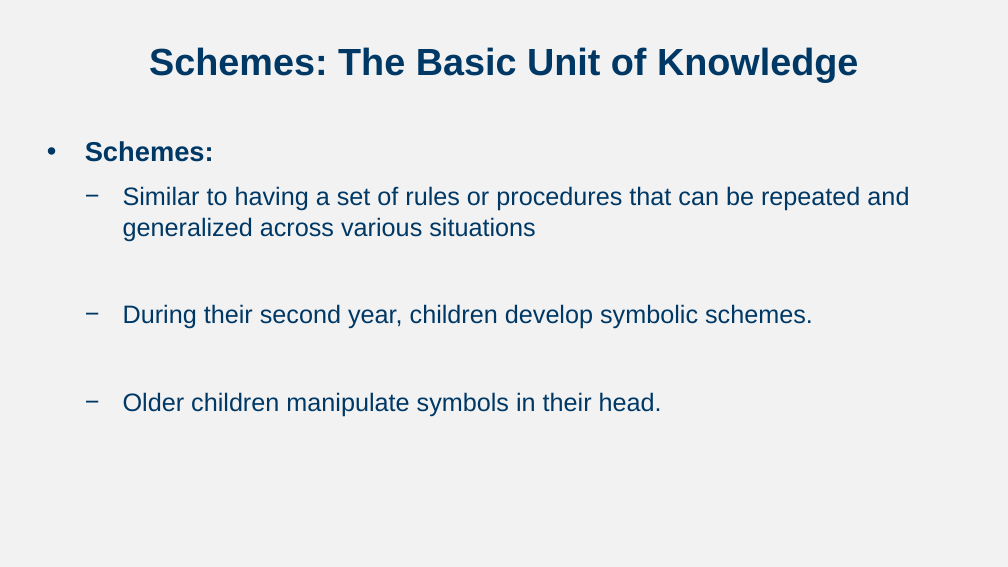
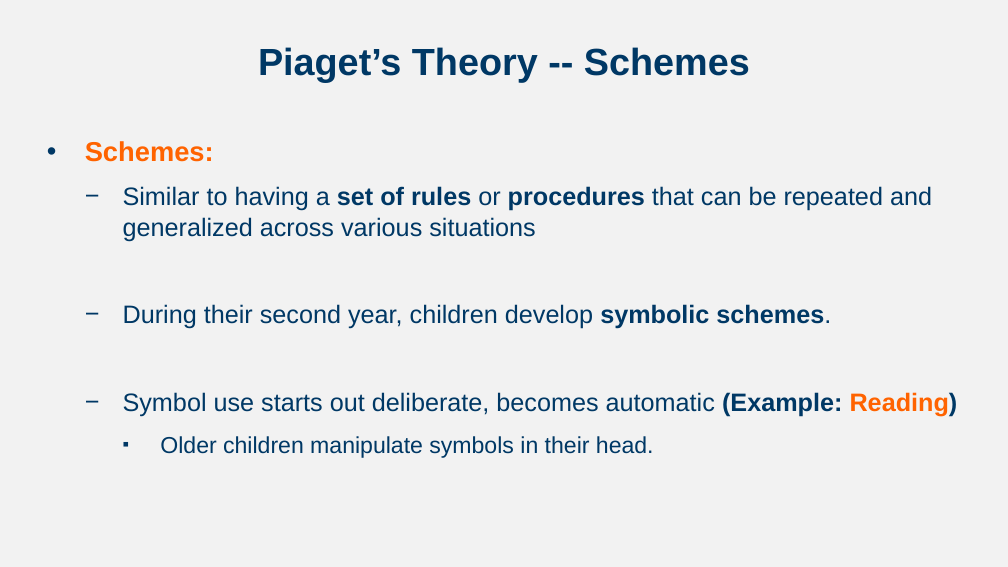
Before and after one commit to npm27/Teaching-Materials, a slide deck: slide 4 of Developmental Fall 23/Slides/Chapter 6.pptx. Drawn at 1008x567 pixels with LibreOffice and Linux fonts; fonts in the diff are those of the drawing. Boxes give left, top, right and bottom in pixels: in the first picture for what was removed or moved away, otherwise in the second. Text is boxed around its words. In the diff, an @@ line names an element or a change of style, - is before the commit and + after.

```diff
--- a/Developmental Fall 23/Slides/Chapter 6.pptx
+++ b/Developmental Fall 23/Slides/Chapter 6.pptx
@@ title at (258, 47, 750, 82): text changed @@
-Schemes: The Basic Unit of Knowledge
+Piaget’s Theory -- Schemes
@@ text at (85, 141, 932, 458): text colour #003865 to #FF6300 in "Schemes:"; bold on in "set of rules procedures", "symbolic schemes."; size 24 to 22 pt in "Older children manipulate symbols in their head."; bullet − to ▪; list level 2 to 3 in "Older children manipulate symbols in ..." @@
@@ text at (123, 392, 958, 417): paragraph added @@
+  − Symbol use starts out deliberate, becomes automatic (Example: Reading)
```
Also in this commit, not shown: 5 other slides changed, 2 other files.
